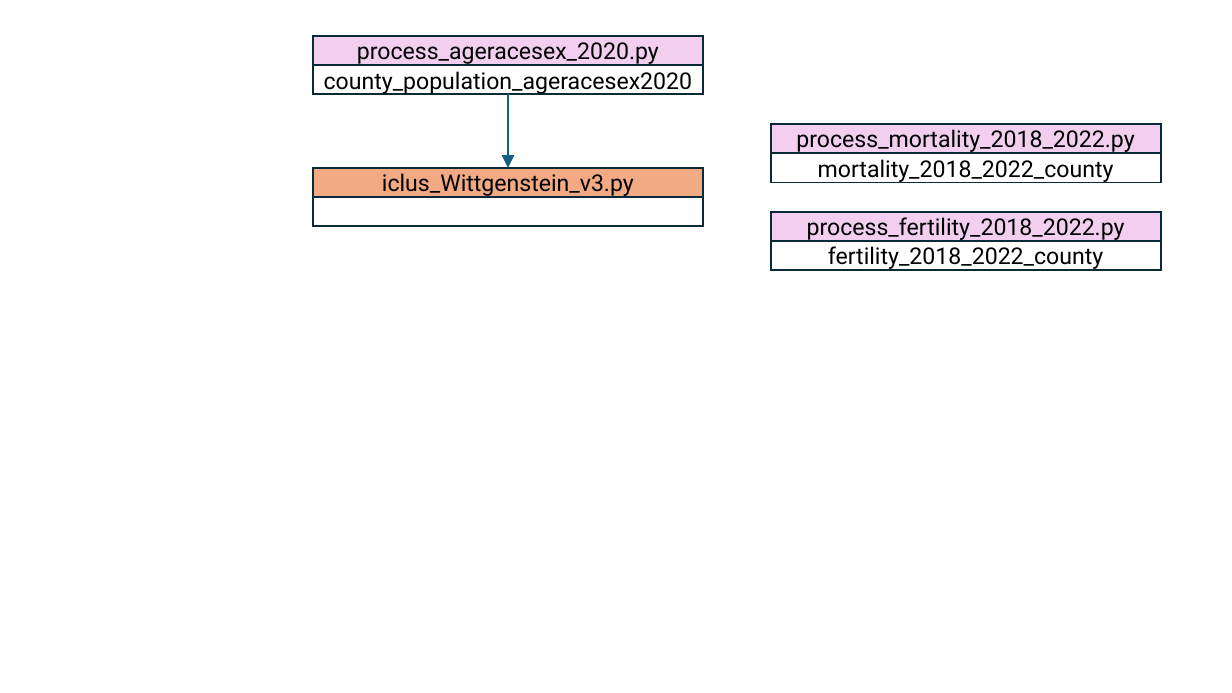
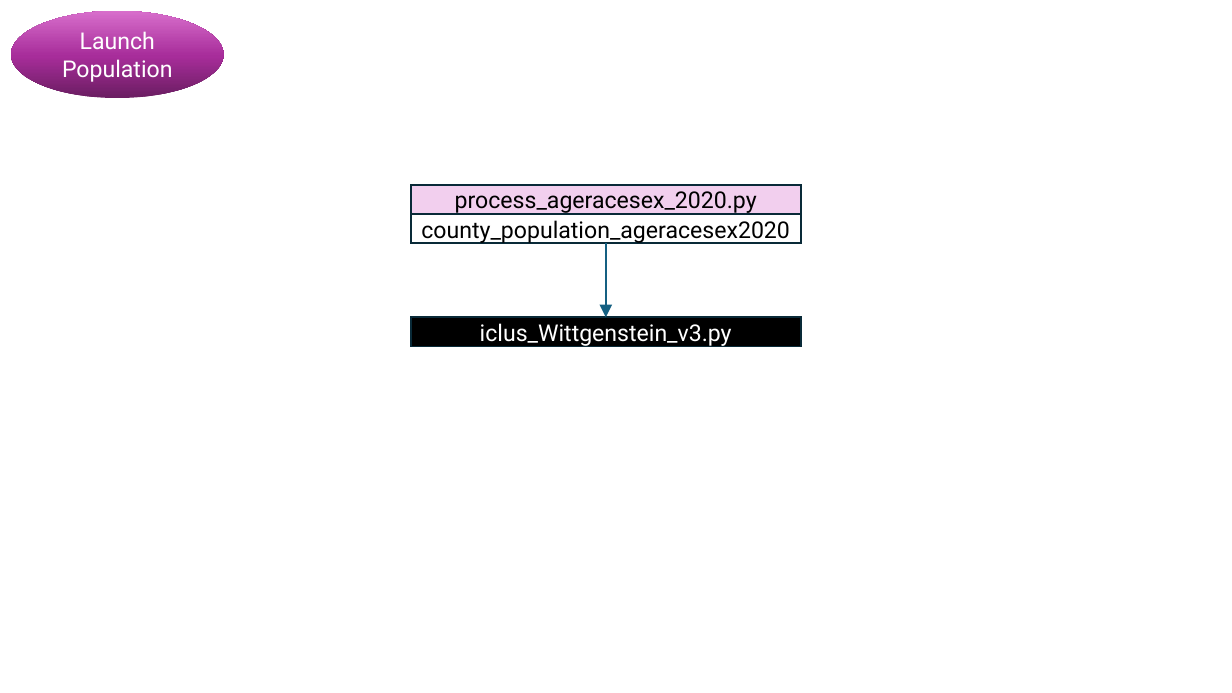
Before and after one commit to philmorefield/ICLUS_v3, a slide deck: slide 1 of population/script_layout.pptx. Drawn at 1232x693 pixels with LibreOffice and Linux fonts; fonts in the diff are those of the drawing. Boxes give left, top, right and bottom in pixels: in the first picture for what was removed or moved away, otherwise in the second. Text is boxed around its words. In the diff, an @@ line names an element or a change of style, - is before the commit and + after.

```diff
--- a/population/script_layout.pptx
+++ b/population/script_layout.pptx
@@ ellipse added at <box>11,11,224,98</box>, fill gradient #6B1D62 to #A72D9A to #D86ECC, 18 pt, text #FFFFFF @@
+Launch
+Population
@@ rectangle removed at <box>771,124,1161,153</box> @@
-process_mortality_2018_2022.py
@@ rectangle removed at <box>771,153,1161,183</box> @@
-mortality_2018_2022_county
@@ rectangle removed at <box>313,197,703,226</box> @@
@@ rectangle removed at <box>771,212,1161,241</box> @@
-process_fertility_2018_2022.py
@@ 3 rectangles, 1 arrow: place and size @@
-3 rectangles, 1 arrow at <box>313,36,703,198</box>
+3 rectangles, 1 arrow at <box>411,185,801,347</box>
@@ rectangle removed at <box>771,241,1161,271</box> @@
-fertility_2018_2022_county
@@ rectangle "iclus_Wittgenstein_v3.py" at <box>411,317,801,347</box>: text colour #000000 to #FFFFFF; fill #F2AA84 to #000000 @@
```
Also in this commit, not shown: 2 other slides changed, 1 slide added.
